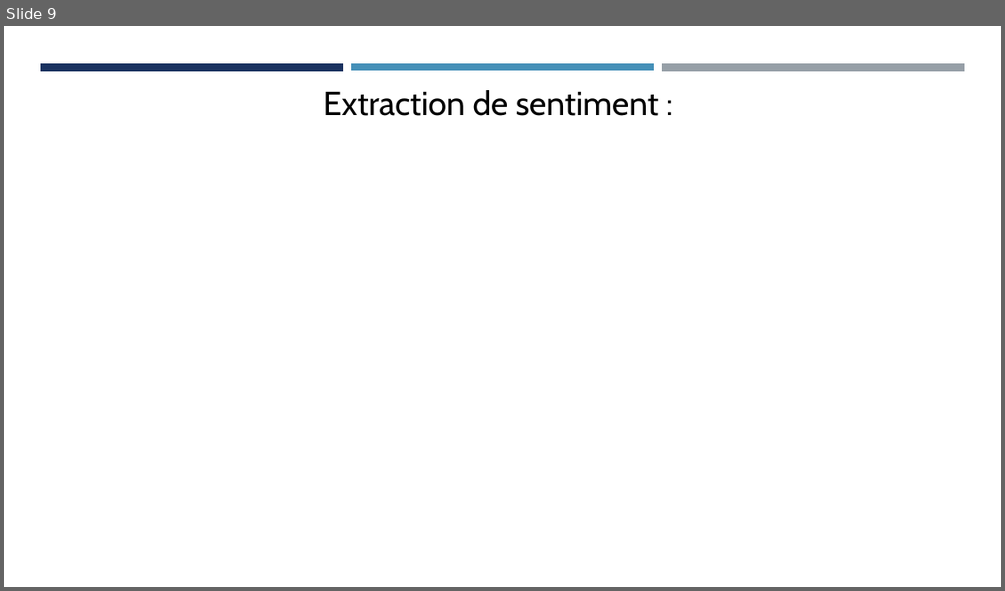
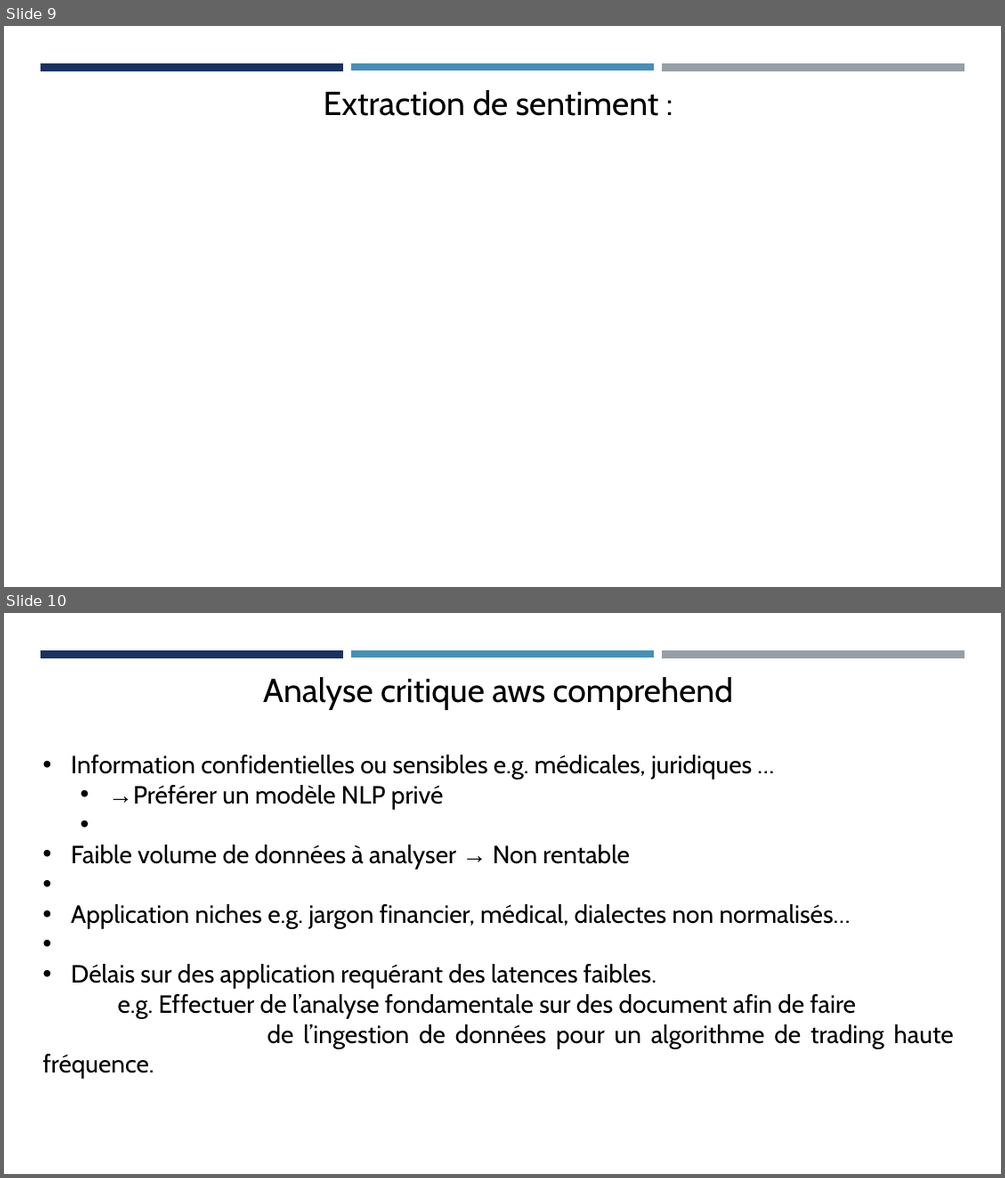
Before and after one commit to Jmuhleman/pw_CLD, a slide deck: workshop/AWS Comprehend.odp. Shown one above the other, each under a label of ours: slide 9 before the commit, slides 9 and 10 after it. The pictures are 1005x591 and 1005x1178 pixels, drawn with LibreOffice and Linux fonts; fonts in the diff are those of the drawing. Boxes give left, top, right and bottom in pixels: in the first picture for what was removed or moved away, otherwise in the second. Text is boxed around its words. In the diff, an @@ line names an element or a change of style, - is before the commit and + after.

```diff
--- a/workshop/AWS Comprehend.odp
+++ b/workshop/AWS Comprehend.odp
@@ slide 10 added at [4, 613, 1001, 1174], background #FFFFFF; not listed: 3 template elements that a slide beside it also shows @@
@@ text added at [43, 677, 954, 1078], 24 pt, text #000000 @@
+Analyse critique aws comprehend
+• Information confidentielles ou sensibles e.g. médicales, juridiques …
+  • →Préférer un modèle NLP privé
+• Faible volume de données à analyser → Non rentable
+• Application niches e.g. jargon financier, médical, dialectes non normalisés…
+• Délais sur des application requérant des latences faibles.
+e.g. Effectuer de l’analyse fondamentale sur des document afin de faire
+de l’ingestion de données pour un algorithme de trading haute fréquence.
```
Also in this commit, not shown: 1 slide changed, 1 other slide added.
